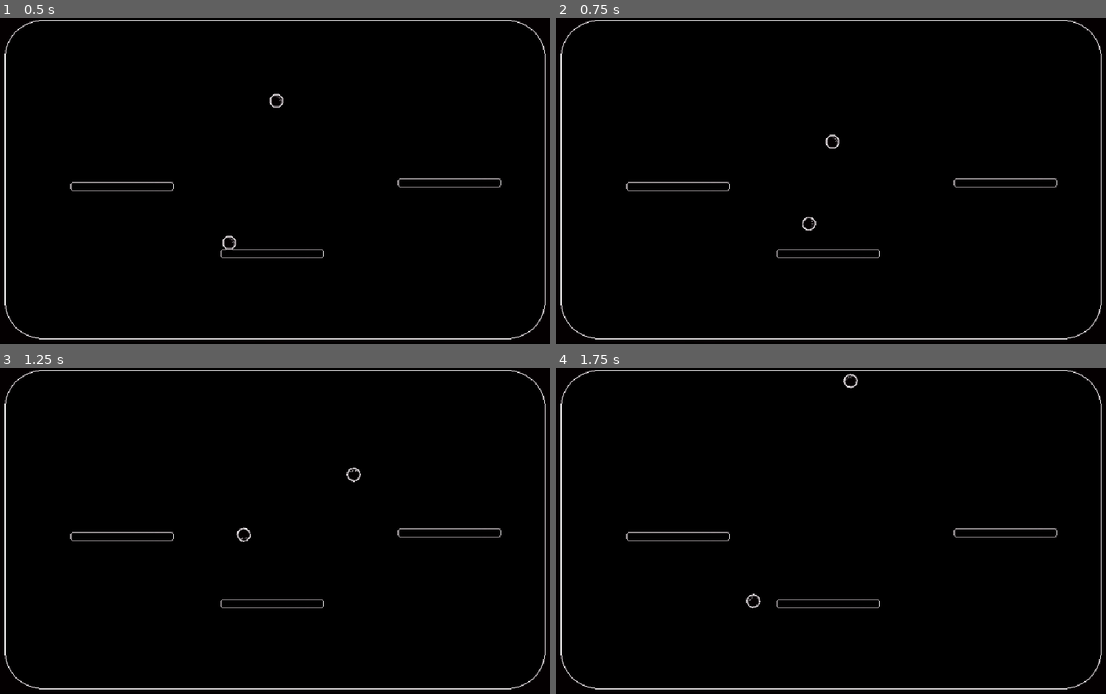
Above: before the commit, frames 1-4 (two rows, left to right).
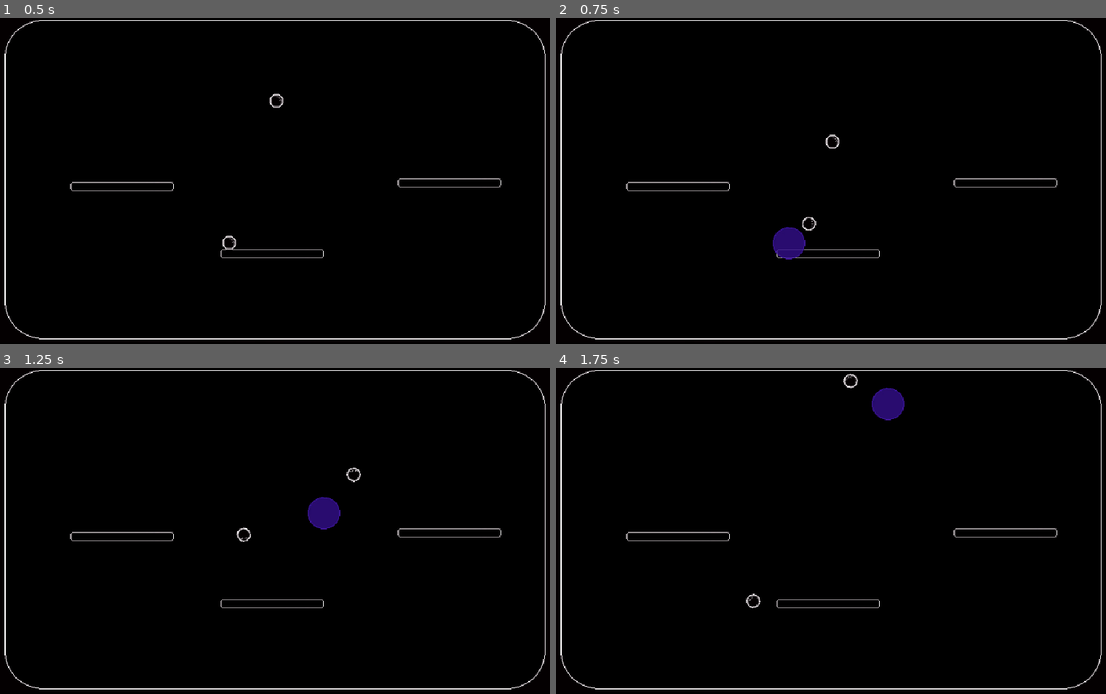
Above: after the commit, the same moments.

Repository: kyleyoung1121/BubbleBall
Game: Godot game, scene res://scenes & scripts/gameplay.tscn
Two runs of this game, one before a commit and one after it. Both use one fixed random seed, a clock stepped at 60 frames per second and the inputs below. Before the commit the project starts from res://gameplay.tscn.
Inputs:
- Up to frame 1 (0.5 s): no input
- Up to frame 2 (0.75 s): hold D (move_right) from 0.53 s (still down); tap Space (jump) at 0.6 s
- Up to frame 3 (1.25 s): keep holding D (move_right); tap Space (jump) at 0.77, 1.07 s
- Up to frame 4 (1.75 s): release D (move_right) at 1.28 s; hold A (move_left) from 1.28 s (still down); tap Space (jump) at 1.35, 1.52 s

Frame 1 is identical in both runs. In frame 2, 0.5% of the frame differs, in the area x 39-46%, y 64-75%; in frame 3, 0.5%; in frame 4, 0.5%, in the area x 57-64%, y 6-17%.

Commit message:
Added Exploding Bubbles

Diff:
--- a/icon.svg
+++ /dev/null
@@ -1 +0,0 @@
-<svg height="128" width="128" xmlns="http://www.w3.org/2000/svg"><rect x="2" y="2" width="124" height="124" rx="14" fill="#363d52" stroke="#212532" stroke-width="4"/><g transform="scale(.101) translate(122 122)"><g fill="#fff"><path d="M105 673v33q407 354 814 0v-33z"/><path d="m105 673 152 14q12 1 15 14l4 67 132 10 8-61q2-11 15-15h162q13 4 15 15l8 61 132-10 4-67q3-13 15-14l152-14V427q30-39 56-81-35-59-83-108-43 20-82 47-40-37-88-64 7-51 8-102-59-28-123-42-26 43-46 89-49-7-98 0-20-46-46-89-64 14-123 42 1 51 8 102-48 27-88 64-39-27-82-47-48 49-83 108 26 42 56 81zm0 33v39c0 276 813 276 814 0v-39l-134 12-5 69q-2 10-14 13l-162 11q-12 0-16-11l-10-65H446l-10 65q-4 11-16 11l-162-11q-12-3-14-13l-5-69z" fill="#478cbf"/><path d="M483 600c0 34 58 34 58 0v-86c0-34-58-34-58 0z"/><circle cx="725" cy="526" r="90"/><circle cx="299" cy="526" r="90"/></g><g fill="#414042"><circle cx="307" cy="532" r="60"/><circle cx="717" cy="532" r="60"/></g></g></svg>
--- a/project.godot
+++ b/project.godot
@@ -11,9 +11,12 @@
 [application]
 
 config/name="Wizard Soccer"
-run/main_scene="res://gameplay.tscn"
+run/main_scene="res://scenes & scripts/gameplay.tscn"
 config/features=PackedStringArray("4.2", "Forward Plus")
-config/icon="res://icon.svg"
+
+[autoload]
+
+BubbleManager="*res://scenes & scripts/bubble_manager.gd"
 
 [display]
 
--- a/Player.gd
+++ b/scenes & scripts/Player.gd
@@ -1,4 +1,7 @@
 extends RigidBody2D
+
+
+const BUBBLE_SCENE = preload("res://scenes & scripts/bubble.tscn")  # Adjust the path
 
 
 const SPEED = 550.0
@@ -11,6 +14,7 @@
 func _physics_process(delta):
 	# Jump: Apply impulse upwards. If falling, set speed to 0 before applying
 	if Input.is_action_just_pressed("jump"):
+		summon_bubble()
 		if linear_velocity.y > 0:
 			set_linear_velocity(Vector2(linear_velocity.x, 0))
 		apply_central_impulse(Vector2(0, JUMP_VELOCITY))
@@ -34,3 +38,10 @@
 
 	if Input.is_action_just_pressed("move_left") && linear_velocity.x > 0:
 		state.linear_velocity.x = 0
+
+
+func summon_bubble():
+	var bubble_instance = BUBBLE_SCENE.instantiate()
+	bubble_instance.position = self.position  # Set the bubble's position to the player's position
+	get_parent().add_child(bubble_instance)  # Add the bubble to the scene tree
+	BubbleManager.set_current_bubble(bubble_instance)
--- /dev/null
+++ b/scenes & scripts/ball.tscn
@@ -0,0 +1,23 @@
+[gd_scene load_steps=4 format=3 uid="uid://bf8cqxd6j6rof"]
+
+[ext_resource type="Texture2D" uid="uid://crxsbserfg7oi" path="res://assets/sprites/basic_ball.png" id="1_cykut"]
+
+[sub_resource type="PhysicsMaterial" id="PhysicsMaterial_kt8fs"]
+friction = 0.8
+bounce = 0.8
+
+[sub_resource type="CircleShape2D" id="CircleShape2D_ol2h7"]
+
+[node name="Ball" type="RigidBody2D" groups=["ball"]]
+position = Vector2(323, 55)
+mass = 0.1
+physics_material_override = SubResource("PhysicsMaterial_kt8fs")
+metadata/_edit_group_ = true
+
+[node name="CollisionShape2D" type="CollisionShape2D" parent="." groups=["ball"]]
+scale = Vector2(0.785, 0.785)
+shape = SubResource("CircleShape2D_ol2h7")
+
+[node name="Sprite2D" type="Sprite2D" parent="." groups=["ball"]]
+scale = Vector2(0.333, 0.333)
+texture = ExtResource("1_cykut")
--- /dev/null
+++ b/scenes & scripts/bubble.gd
@@ -0,0 +1,16 @@
+extends Node2D
+
+# Signal to emit when the bubble should apply an impulse to the ball
+signal exploded
+
+# Define the impulse to apply to the ball
+const IMPULSE = 30.0
+
+func _on_body_entered(body):
+	if body.is_in_group("ball"):
+		# Calculate the direction from the bubble to the ball
+		var direction = (body.global_position - global_position).normalized()
+		# Apply impulse to the ball
+		body.apply_central_impulse(direction * IMPULSE)
+		# Remove the bubble from the scene
+		queue_free()
--- /dev/null
+++ b/scenes & scripts/bubble.tscn
@@ -0,0 +1,21 @@
+[gd_scene load_steps=4 format=3 uid="uid://de2soqlwduoor"]
+
+[ext_resource type="Script" path="res://scenes & scripts/bubble.gd" id="1_e4jc3"]
+[ext_resource type="Texture2D" uid="uid://s70og1oloc7t" path="res://assets/sprites/basic_bubble.png" id="2_08s7j"]
+
+[sub_resource type="CircleShape2D" id="CircleShape2D_8dmdr"]
+
+[node name="Bubble" type="Node2D"]
+script = ExtResource("1_e4jc3")
+
+[node name="Sprite2D" type="Sprite2D" parent="."]
+scale = Vector2(0.333, 0.333)
+texture = ExtResource("2_08s7j")
+
+[node name="Area2D" type="Area2D" parent="."]
+
+[node name="CollisionShape2D" type="CollisionShape2D" parent="Area2D"]
+scale = Vector2(1.685, 1.685)
+shape = SubResource("CircleShape2D_8dmdr")
+
+[connection signal="body_entered" from="Area2D" to="." method="_on_body_entered"]
--- /dev/null
+++ b/scenes & scripts/bubble_manager.gd
@@ -0,0 +1,10 @@
+extends Node
+
+
+var current_bubble: Node = null
+
+
+func set_current_bubble(bubble):
+	if current_bubble != null:
+		current_bubble.queue_free()
+	current_bubble = bubble
--- a/gameplay.tscn
+++ b/scenes & scripts/gameplay.tscn
@@ -1,22 +1,19 @@
 [gd_scene load_steps=10 format=3 uid="uid://bkaskjofg0e42"]
 
-[ext_resource type="Script" path="res://gameplay.gd" id="1_wjm3a"]
+[ext_resource type="Script" path="res://scenes & scripts/gameplay.gd" id="1_wjm3a"]
 [ext_resource type="Texture2D" uid="uid://cnf2eiyqjveif" path="res://assets/sprites/basic_platform.png" id="2_g4s13"]
 [ext_resource type="Texture2D" uid="uid://dyjxtoj7clmvb" path="res://assets/sprites/basic_border.png" id="3_m5bcj"]
 [ext_resource type="Texture2D" uid="uid://crxsbserfg7oi" path="res://assets/sprites/basic_ball.png" id="3_ryj0y"]
-[ext_resource type="Script" path="res://Player.gd" id="5_r4plt"]
+[ext_resource type="PackedScene" uid="uid://bf8cqxd6j6rof" path="res://scenes & scripts/ball.tscn" id="4_0fchy"]
+[ext_resource type="Script" path="res://scenes & scripts/Player.gd" id="5_r4plt"]
 
 [sub_resource type="RectangleShape2D" id="RectangleShape2D_uyt2j"]
 size = Vector2(20.1257, 18.7264)
 
-[sub_resource type="PhysicsMaterial" id="PhysicsMaterial_kt8fs"]
-friction = 0.8
-bounce = 0.8
+[sub_resource type="PhysicsMaterial" id="PhysicsMaterial_ld8eo"]
+bounce = 0.1
 
 [sub_resource type="CircleShape2D" id="CircleShape2D_ol2h7"]
-
-[sub_resource type="PhysicsMaterial" id="PhysicsMaterial_ld8eo"]
-bounce = 0.1
 
 [node name="Gameplay" type="Node2D"]
 script = ExtResource("1_wjm3a")
@@ -74,19 +71,7 @@
 [node name="CollisionPolygon2D" type="CollisionPolygon2D" parent="LevelBounds"]
 polygon = PackedVector2Array(-258, -177, 261, -177, 276, -172, 291, -158, 297, -140, 297, 136, 293, 151, 282, 164, 261, 172, -258, 172, -276, 165, -289, 152, -295, 135, -295, -141, -289, -159, -275, -172, -259, -177, -259, -277, -423, -277, -423, 268, 409, 268, 409, -277, -258, -277)
 
-[node name="Ball" type="RigidBody2D" parent="."]
-position = Vector2(323, 55)
-mass = 0.1
-physics_material_override = SubResource("PhysicsMaterial_kt8fs")
-metadata/_edit_group_ = true
-
-[node name="CollisionShape2D" type="CollisionShape2D" parent="Ball"]
-scale = Vector2(0.785, 0.785)
-shape = SubResource("CircleShape2D_ol2h7")
-
-[node name="Sprite2D" type="Sprite2D" parent="Ball"]
-scale = Vector2(0.333, 0.333)
-texture = ExtResource("3_ryj0y")
+[node name="Ball" parent="." instance=ExtResource("4_0fchy")]
 
 [node name="Player" type="RigidBody2D" parent="."]
 position = Vector2(271, 242)
Binary file changed: assets/sprites/basic_bubble.png
Not shown, removed: icon.svg.import
Renamed: gameplay.gd -> scenes & scripts/gameplay.gd
